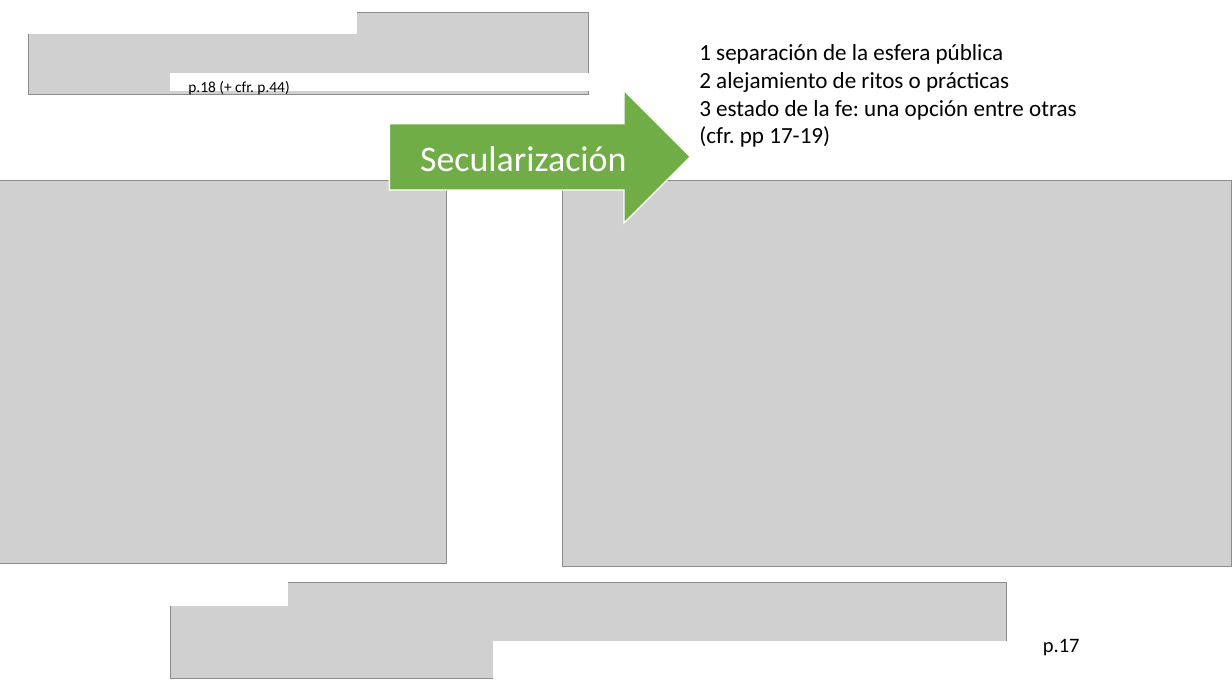
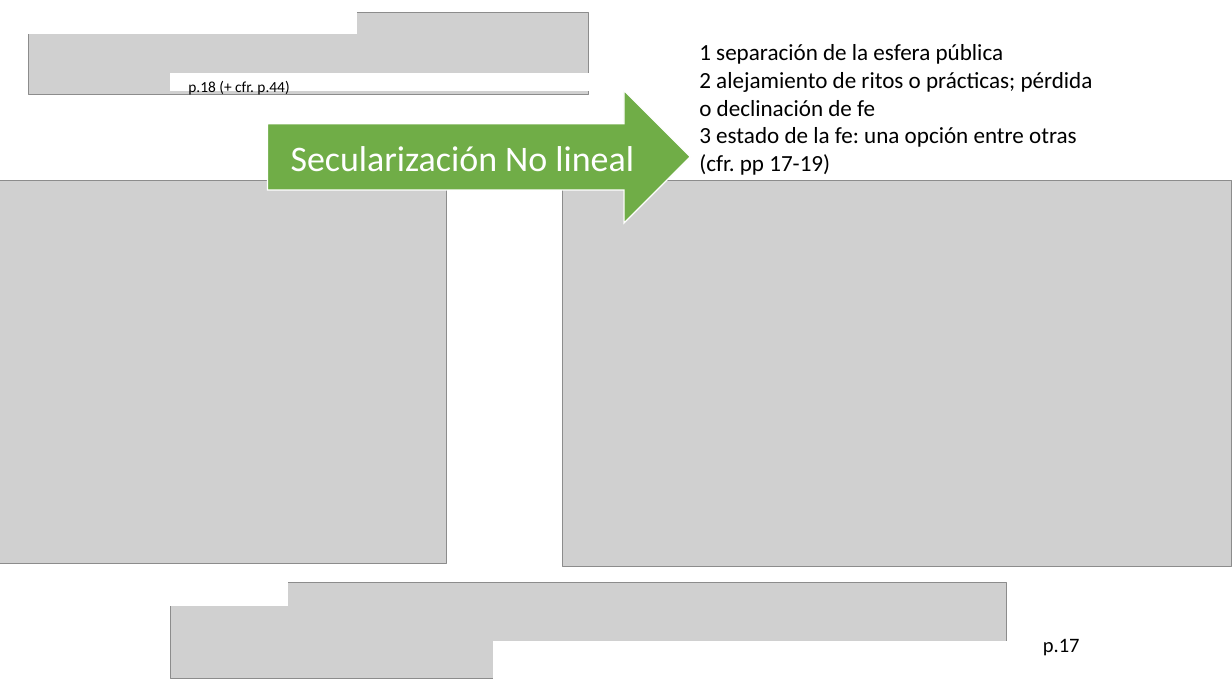
Before and after one commit to zaboltar/zaboltar.github.io, a slide deck: slide 6 of assets uarm/2023 2 UarmPCrit/Taylor - Era Secular 3 y 5.pptx (slide 5 before the commit). Drawn at 1232x693 pixels with LibreOffice and Linux fonts; fonts in the diff are those of the drawing; grey boxes stand for pictures. Boxes give left, top, right and bottom in pixels: in the first picture for what was removed or moved away, otherwise in the second. Text is boxed around its words. In the diff, an @@ line names an element or a change of style, - is before the commit and + after.

Commit message:
expo secular age

```diff
--- a/assets uarm/2023 2 UarmPCrit/Taylor - Era Secular 3 y 5.pptx
+++ b/assets uarm/2023 2 UarmPCrit/Taylor - Era Secular 3 y 5.pptx
@@ text at <box>699,72,1093,116</box>: text changed @@
-2 alejamiento de ritos o prácticas
+2 alejamiento de ritos o prácticas; pérdida o declinación de fe
@@ right arrow "Secularización No lineal": place and size @@
-right arrow "Secularización No lineal" at <box>389,91,690,223</box>
+right arrow "Secularización No lineal" at <box>268,91,690,223</box>
@@ text in right arrow at <box>291,146,634,172</box>: text changed @@
-Secularización
+Secularización No lineal
```
Also in this commit, not shown: 5 other slides changed, 2 slides added, 1 other file.
